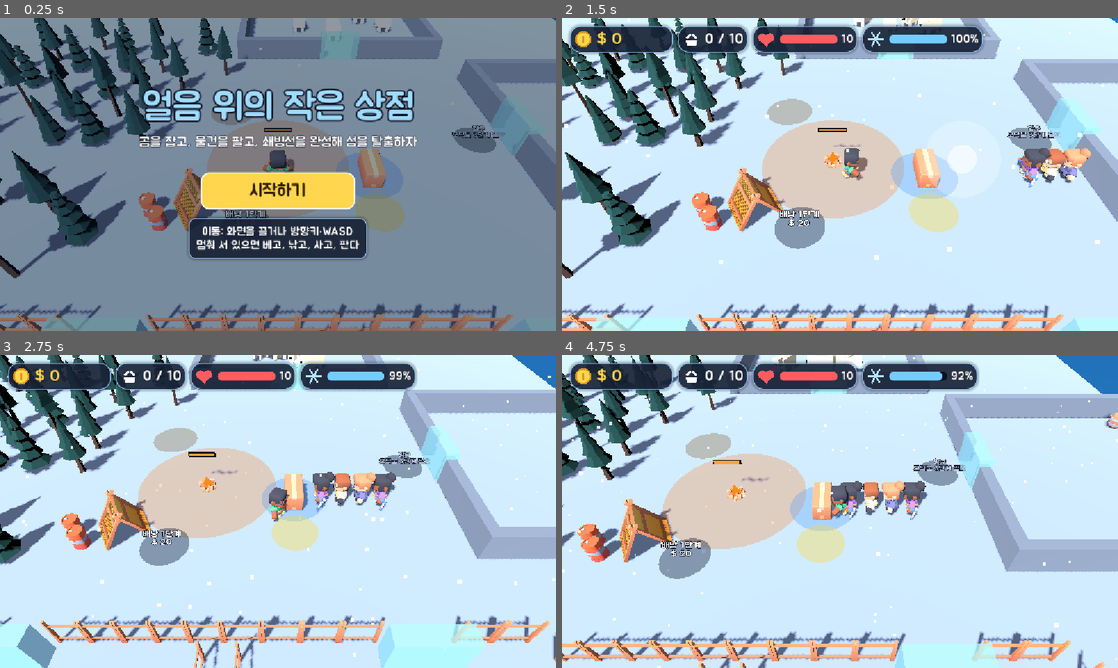
Above: before the commit, frames 1-4 (two rows, left to right).
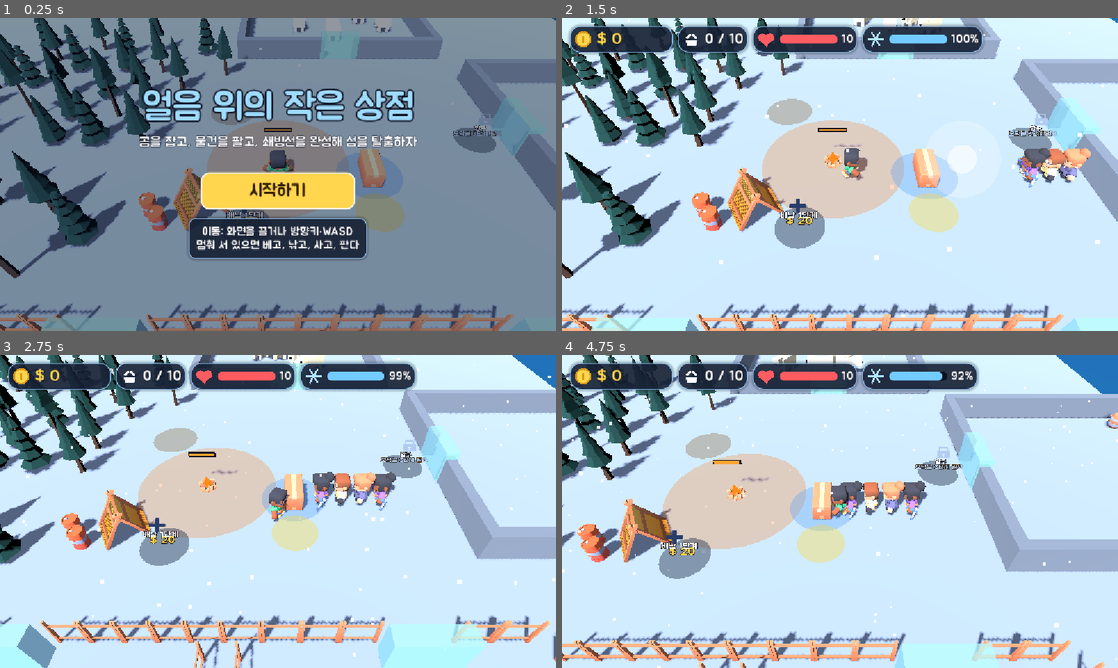
Above: after the commit, the same moments.

Repository: kimpro4214/FrostCamp
Game: Godot game, scene res://frost_camp/scenes/main.tscn
Same seed, same stepped clock (60 frames per second), same inputs: the game is played once before the commit and once after it.
Inputs (mouse positions are in pixels of both pictures, inside the frame that each line leads up to):
- Up to frame 1 (0.25 s): no input
- Up to frame 2 (1.5 s): click "시작하기" at 0.5 s; tap Enter (ui_accept) at 1.25 s; move the mouse to (962, 158) at 1.27 s; hold D from 1.28 s (still down); click (962, 158) at 1.42 s
- Up to frame 3 (2.75 s): tap Enter (ui_accept) at 1.52 s; release D at 2 s; drag from (166, 527) to (250, 574) at 2.02 s
- Up to frame 4 (4.75 s): move the mouse to (895, 442) at 2.77 s; hold D 2.78-3.5 s; drag from (812, 574) to (673, 464) at 3.52 s; move the mouse to (1006, 558) at 4.27 s; hold A from 4.28 s (still down); tap Enter (ui_accept) at 4.52 s

The runs differ from the first frame. In frame 1, 0.3% of the frame differs, in the area x 40-91%, y 30-64%; in frame 2, 0.6%, in the area x 39-90%, y 30-67%; in frame 3, 0.5%; in frame 4, 0.6%.

Commit message:
feat: 프로스트 캠프 구매 존에 종류 아이콘과 금액 배지, 자물쇠 표시

Diff:
--- a/frost_camp/scenes/zone_view.gd
+++ b/frost_camp/scenes/zone_view.gd
@@ -1,13 +1,27 @@
 extends Node3D
-## 구매 존(또는 수리 존)의 겉모습. 낸 돈만큼 안쪽 원판이 차고, 남은 금액을 띄운다.
-## 지금 살 수 없으면 숨는다. 모닥불 단계만 모자라면 흐리게 보이며 "모닥불 N단계 필요"를 띄운다.
+## 구매 존(또는 수리 존)의 겉모습. 낸 돈만큼 안쪽 원판이 차고, 위에 종류 아이콘·이름·남은 금액 배지를 띄운다.
+## 지금 살 수 없으면 숨는다. 모닥불 단계만 모자라면 흐리게 보이며 자물쇠와 "모닥불 N단계 필요"를 띄운다.
 
 const Juice := preload("res://frost_camp/scenes/juice.gd")
+const ICON_DIR := "res://frost_camp/assets/icons/"
+const GOLD := Color(1.0, 0.84, 0.3)
+const LOCKED_COLOR := Color(0.7, 0.8, 0.95)
+## 흰 눈 위에서도 보이게 아이콘을 짙은 남색으로 칠한다
+const ICON_COLOR := Color(0.16, 0.24, 0.42)
+## 효과 종류 → 아이콘 파일(Kenney Game Icons)
+const EFFECT_ICONS := {
+	"unlock": "home", "hire": "singleplayer", "haul": "shoppingCart", "tower": "target", "gun": "target",
+	"stat": "plus", "holes": "plus", "bears": "plus", "walls": "plus", "fire": "plus",
+}
 
 var sim: FrostSim
 var zone: PurchaseZone
 var display_name: String
 var _available: Callable
+var _icon: Sprite3D
+var _price: Label3D
+var _icon_texture: Texture2D
+var _locked_texture: Texture2D
 
 @onready var _base: MeshInstance3D = $Base
 @onready var _fill: MeshInstance3D = $Fill
@@ -23,6 +37,26 @@
 	position = Vector3(zone.pos.x, 0.0, zone.pos.y)
 	var radius := float(sim.balance.purchase.zone_radius)
 	scale = Vector3(radius, 1.0, radius)
+	_icon_texture = load(ICON_DIR + _icon_name() + ".png")
+	_locked_texture = load(ICON_DIR + "locked.png")
+	_icon = Sprite3D.new()
+	_icon.texture = _icon_texture
+	_icon.billboard = BaseMaterial3D.BILLBOARD_ENABLED
+	_icon.no_depth_test = true
+	_icon.pixel_size = 0.01
+	_icon.position.y = 1.55
+	add_child(_icon)
+	_label.font_size = 44
+	_label.position.y = 0.85
+	_price = Label3D.new()
+	_price.billboard = BaseMaterial3D.BILLBOARD_ENABLED
+	_price.no_depth_test = true
+	_price.font_size = 60
+	_price.outline_size = 14
+	_price.outline_modulate = Color(0.25, 0.15, 0.0)
+	_price.pixel_size = 0.008
+	_price.position.y = 0.45
+	add_child(_price)
 	sim.zone_purchased.connect(func(id: String, _level: int) -> void:
 		if id == zone.id:
 			Juice.pop(_base, Vector3(1.4, 1.0, 1.4)))
@@ -32,16 +66,31 @@
 	visible = _available.call()
 	if not visible:
 		return
+	var title := display_name if zone.costs.size() == 1 else "%s %d단계" % [display_name, zone.level + 1]
+	_label.text = title
 	var fire := sim.fire_needed(zone)
 	_base.transparency = 0.6 if fire > 0 else 0.0
-	_label.modulate = Color(0.75, 0.8, 0.9) if fire > 0 else Color.WHITE
+	_icon.texture = _locked_texture if fire > 0 else _icon_texture
+	_icon.modulate = LOCKED_COLOR if fire > 0 else ICON_COLOR
 	if fire > 0:
 		_fill.visible = false
-		_label.text = "%s
-모닥불 %d단계 필요" % [display_name, fire]
+		_price.text = "모닥불 %d단계 필요" % fire
+		_price.modulate = LOCKED_COLOR
+		_price.font_size = 44
 		return
+	_price.text = "$ %d" % zone.remaining()
+	_price.modulate = GOLD
+	_price.font_size = 60
 	var progress := float(zone.paid) / zone.cost()
 	_fill.scale = Vector3(progress, 1.0, progress)
 	_fill.visible = progress > 0.0
-	var title := display_name if zone.costs.size() == 1 else "%s %d단계" % [display_name, zone.level + 1]
-	_label.text = "%s\n$ %d" % [title, zone.remaining()]
+
+
+## 수리 존은 렌치, 구매 존은 효과 종류에 맞는 아이콘
+func _icon_name() -> String:
+	if zone.id.begins_with("repair"):
+		return "wrench"
+	for key in zone.effect:
+		if EFFECT_ICONS.has(key):
+			return EFFECT_ICONS[key]
+	return "star"
